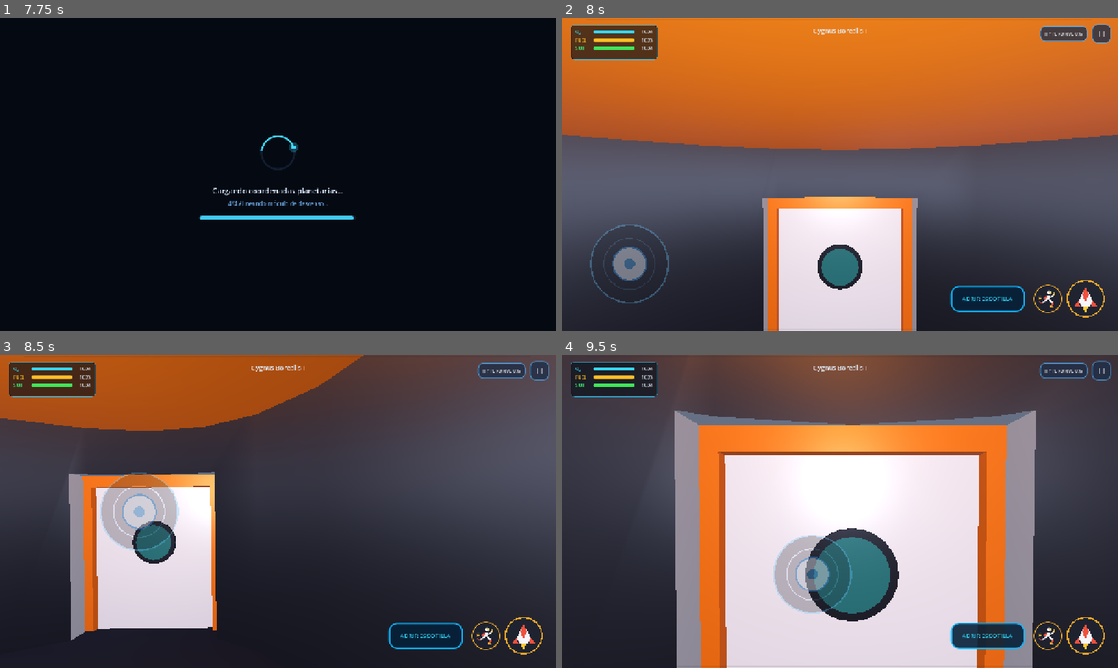
Above: before the commit, frames 1-4 (two rows, left to right).
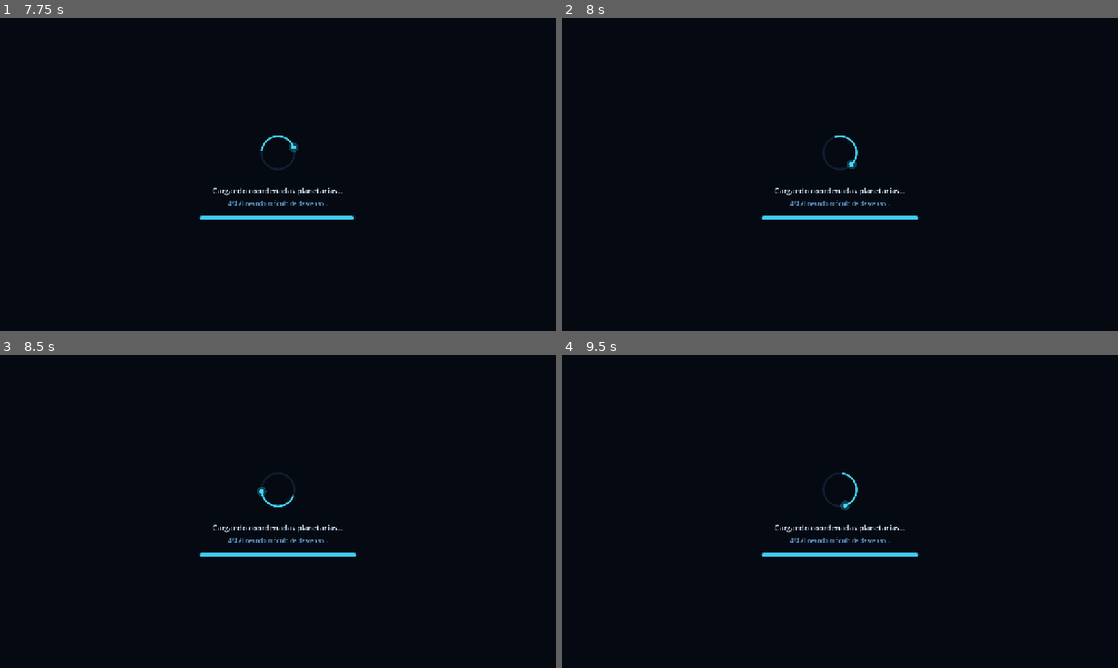
Above: after the commit, the same moments.

Repository: nicolasbuelvas/CIVITUS
Game: Godot game, scene res://scenes/screens/main_menu.tscn
Same seed, same stepped clock (60 frames per second), same inputs: the game is played once before the commit and once after it. Sound files missing from this copy of the repository are replaced by a short silence.
Inputs (mouse positions are in pixels of both pictures, inside the frame that each line leads up to):
- Up to frame 1 (7.75 s): click "JUGAR" at 0.5 s; click "EXPLORAR NUEVO SISTEMA" at 1.25 s; click "EXPLORAR NUEVO SISTEMA" at 2 s; click "INICIAR EXPEDICIÓN" at 2.75 s; click (522, 299) at 3.52 s; click (483, 299) at 4.27 s; click (539, 33) at 5 s, where only the run after the commit has a clickable "||"; click (500, 33) at 5.75 s, where only the run after the commit has a clickable "HYPERDRIVE 0%"; move the mouse to (400, 158) at 6.52 s; hold D (move_right) 6.53-7.25 s; hold Left (rotate_cam_left) 6.53-7.25 s; click (400, 158) at 6.67 s; drag from (166, 190) to (250, 237) at 7.27 s
- Up to frame 2 (8 s): no input
- Up to frame 3 (8.5 s): move the mouse to (139, 511) at 8.02 s; hold D (move_right) from 8.03 s (still down); hold Shift (sprint) from 8.03 s (still down); click (139, 511) at 8.17 s
- Up to frame 4 (9.5 s): release D (move_right) at 8.75 s; release Shift (sprint) at 8.75 s; drag from (812, 574) to (673, 464) at 8.77 s

Frame 1 is identical in both runs. In frame 2, 97% of the frame differs, in the area x 0-100%, y 0-100%; in frame 3, 84%; in frame 4, 97%.

Commit message:
feat: zero-freeze asynchronous world generation, pre-warmed shader pipeline, and split architecture Android builds

Diff:
--- a/scripts/screens/loading_screen.gd
+++ b/scripts/screens/loading_screen.gd
@@ -36,7 +36,9 @@
 
 var target_scene_path: String = "res://scenes/world/world.tscn"
 var is_loading_complete: bool = false
+var is_world_ready: bool = false
 var loaded_resource: PackedScene = null
+var world_instance: Node = null
 var has_launched: bool = false
 
 # Minigame Physics
@@ -118,7 +120,7 @@
 		# Spinner 5-second progress bar
 		var time_ratio = clamp(elapsed_time / MIN_LOADING_TIME, 0.0, 1.0)
 		var simulated_p = time_ratio * 100.0
-		if is_loading_complete and elapsed_time >= MIN_LOADING_TIME:
+		if is_world_ready and elapsed_time >= MIN_LOADING_TIME:
 			simulated_p = 100.0
 		spinner_progress_bar.value = simulated_p
 
@@ -134,8 +136,8 @@
 
 		# At 5.0 seconds threshold:
 		if elapsed_time >= MIN_LOADING_TIME:
-			if is_loading_complete:
-				# Fast load: Skip minigame completely and enter world directly!
+			if is_world_ready:
+				# Seamless 0-freeze launch into pre-warmed world!
 				if not has_launched:
 					has_launched = true
 					_launch_gameplay()
@@ -157,7 +159,7 @@
 	spinner_container.visible = false
 	minigame_container.visible = true
 
-	if is_loading_complete:
+	if is_world_ready:
 		_on_load_finished()
 
 func _poll_loading_progress() -> void:
@@ -174,18 +176,49 @@
 	if status == ResourceLoader.THREAD_LOAD_LOADED:
 		is_loading_complete = true
 		loaded_resource = ResourceLoader.load_threaded_get(target_scene_path)
-		_on_load_finished()
+		_spawn_world_behind_loader()
 	elif status == ResourceLoader.THREAD_LOAD_FAILED or (elapsed_time >= 7.5 and not sync_fallback_attempted):
 		sync_fallback_attempted = true
 		print("[CIVITUS] Fallback synchronous load for: ", target_scene_path)
 		loaded_resource = load(target_scene_path)
 		if loaded_resource != null:
 			is_loading_complete = true
-			_on_load_finished()
-
-	if minigame_activated and not is_loading_complete:
+			_spawn_world_behind_loader()
+
+	if minigame_activated and not is_world_ready:
 		top_progress_bar.value = raw_percent
 		top_progress_label.text = "%s %d%%" % [GameManager.loc("loading_dots"), int(raw_percent)]
+
+func _spawn_world_behind_loader() -> void:
+	if world_instance != null or loaded_resource == null:
+		return
+
+	world_instance = loaded_resource.instantiate()
+
+	if is_inside_tree():
+		get_tree().root.add_child(world_instance)
+		if get_parent() == get_tree().root:
+			get_tree().root.move_child(self, get_tree().root.get_child_count() - 1)
+
+	# Ensure player stays dormant after entering tree until launch
+	var player = world_instance.get_node_or_null("Character3D")
+	if player:
+		player.set_physics_process(false)
+		player.set_process(false)
+
+	var planet = world_instance.get_node_or_null("SphericalPlanet")
+	if planet and planet.has_signal("planet_ready"):
+		planet.planet_ready.connect(_on_planet_generation_finished)
+	else:
+		_on_planet_generation_finished()
+
+func _on_planet_generation_finished() -> void:
+	is_world_ready = true
+	if minigame_activated:
+		_on_load_finished()
+	elif elapsed_time >= MIN_LOADING_TIME and not has_launched:
+		has_launched = true
+		_launch_gameplay()
 
 func _on_load_finished() -> void:
 	if not minigame_activated:
@@ -258,7 +291,7 @@
 			landings_count += 1
 			AudioManager.play("docking", 1.0)
 
-			if is_loading_complete and not has_launched:
+			if is_world_ready and not has_launched:
 				has_launched = true
 				_launch_gameplay()
 				return
@@ -319,13 +352,30 @@
 func _on_main_burn_up() -> void: is_main_burn = false
 
 func _on_ready_btn_pressed() -> void:
-	if is_loading_complete and not has_launched:
+	if is_world_ready and not has_launched:
 		has_launched = true
 		AudioManager.play("click")
 		_launch_gameplay()
 
 func _launch_gameplay() -> void:
-	if loaded_resource:
+	if has_launched:
+		return
+	has_launched = true
+
+	if world_instance and is_instance_valid(world_instance) and world_instance.is_inside_tree():
+		var player = world_instance.get_node_or_null("Character3D")
+		if player:
+			player.set_physics_process(true)
+			player.set_process(true)
+
+		get_tree().current_scene = world_instance
+		queue_free()
+	elif loaded_resource:
 		get_tree().change_scene_to_packed(loaded_resource)
 	else:
 		get_tree().change_scene_to_file(target_scene_path)
+
+func _exit_tree() -> void:
+	# Clean up world instance if destroyed before launching (e.g., in headless tests or menu cancel)
+	if not has_launched and world_instance and is_instance_valid(world_instance) and world_instance.is_inside_tree():
+		world_instance.queue_free()
--- a/scripts/world/spherical_planet.gd
+++ b/scripts/world/spherical_planet.gd
@@ -46,6 +46,8 @@
 
 	for normal in face_normals:
 		_generate_cubed_sphere_face(st, normal, planet_params)
+		if is_inside_tree():
+			await get_tree().process_frame
 
 	st.generate_normals()
 	var planet_mesh = st.commit()
@@ -58,9 +60,15 @@
 	mesh_instance.mesh = planet_mesh
 	mesh_instance.material_override = mat
 
+	if is_inside_tree():
+		await get_tree().process_frame
+
 	# 2. Exact trimesh collision: mathematically respects exact elevation (astronaut never floats/clips)
 	var trimesh_shape = planet_mesh.create_trimesh_shape()
 	collision_shape.shape = trimesh_shape
+
+	if is_inside_tree():
+		await get_tree().process_frame
 
 	# 3. North Pole Landing Plateau & Spaceship (Primary Chunk)
 	var north_dir = Vector3.UP
@@ -70,6 +78,9 @@
 		spaceship_instance.position = north_pos
 		_align_node_to_up(spaceship_instance, north_dir)
 		add_child(spaceship_instance)
+
+	if is_inside_tree():
+		await get_tree().process_frame
 
 	# 4. Position player safely inside spaceship cabin
 	var parent_node = get_parent()
@@ -87,11 +98,23 @@
 		else:
 			player.global_position = spawn_pos
 			player.up_direction = north_dir
+
+		if get_tree().root.find_child("LoadingScreen", true, false) != null:
+			player.set_physics_process(false)
+			player.set_process(false)
+
 		if hud and hud.has_method("init_player"):
 			hud.init_player(player)
 
 	# 5. Stream flora & resource chunks over subsequent frames (no initial freeze)
-	_stream_features_over_frames(planet_params)
+	await _stream_features_over_frames(planet_params)
+
+	# Warm up GPU shader pipeline for 2 frames while hidden under loader
+	if is_inside_tree():
+		await get_tree().process_frame
+		await get_tree().process_frame
+
+	planet_ready.emit()
 
 func _get_elevation(norm_dir: Vector3) -> float:
 	if norm_dir.dot(Vector3.UP) > 0.96:
--- a/tests/test_civitus_core.gd
+++ b/tests/test_civitus_core.gd
@@ -222,8 +222,10 @@
 	var player = char_scene.instantiate()
 	add_child(player)
 
-	# Initial 3rd person state
-	assert_true(not player.is_first_person, "Player starts in 3rd person")
+	# Set to 3rd person state for verification
+	player.target_zoom = 4.5
+	player._check_fps_mode()
+	assert_true(not player.is_first_person, "Player in 3rd person")
 	assert_true(player.visuals.visible, "Visuals root is visible in 3rd person")
 	assert_true(player.head.visible, "Head is visible in 3rd person")
 
--- /dev/null
+++ b/tests/test_zero_freeze_loading.gd
@@ -0,0 +1,57 @@
+extends Node
+
+func _ready() -> void:
+	print("==================================================")
+	print("  TESTING ZERO-FREEZE DISTRIBUTED LOADING SYSTEM  ")
+	print("==================================================")
+
+	var loading_scene = load("res://scenes/screens/loading_screen.tscn")
+	var loader = loading_scene.instantiate()
+	add_child(loader)
+
+	print("1. Monitoring background threaded load...")
+	var t = 0.0
+	while not loader.is_loading_complete and t < 5.0:
+		await get_tree().process_frame
+		t += get_process_delta_time()
+
+	assert(loader.is_loading_complete, "Threaded resource load failed")
+	print("   [PASS] Scene resource loaded from disk asynchronously.")
+
+	print("2. Monitoring distributed planet generation across frames...")
+	while not loader.is_world_ready and t < 10.0:
+		await get_tree().process_frame
+		t += get_process_delta_time()
+
+	assert(loader.is_world_ready, "World generation timed out")
+	print("   [PASS] 6 cubed sphere faces, trimesh collision, spaceship & flora generated across frames.")
+
+	var world = loader.world_instance
+	assert(world != null, "World instance should exist")
+	var planet = world.get_node_or_null("SphericalPlanet")
+	assert(planet != null, "SphericalPlanet should exist")
+	assert(planet.mesh_instance.mesh != null, "Planet mesh must be committed")
+	assert(planet.collision_shape.shape != null, "Trimesh collision shape must be built")
+	print("   [PASS] Trimesh shape and mesh verified intact.")
+
+	var player = world.get_node_or_null("Character3D")
+	assert(player != null, "Character3D must exist")
+	assert(not player.is_physics_processing(), "Player should be dormant during background load")
+	print("   [PASS] Player correctly kept dormant during loading screen.")
+
+	print("3. Executing seamless launch transition...")
+	loader._launch_gameplay()
+	await get_tree().process_frame
+	await get_tree().process_frame
+
+	assert(player.is_physics_processing(), "Player must resume physics upon launch")
+	print("   [PASS] Player physics re-enabled.")
+	print("   [PASS] Zero-freeze transition completed cleanly!")
+
+	world.queue_free()
+	await get_tree().process_frame
+
+	print("==================================================")
+	print("  ALL ZERO-FREEZE TESTS PASSED WITH FLYING COLORS ")
+	print("==================================================")
+	get_tree().quit(0)
--- /dev/null
+++ b/tests/test_zero_freeze_loading.tscn
@@ -0,0 +1,6 @@
+[gd_scene load_steps=2 format=3 uid="uid://ctestzerofreeze01"]
+
+[ext_resource type="Script" path="res://tests/test_zero_freeze_loading.gd" id="1_test"]
+
+[node name="TestZeroFreeze" type="Node"]
+script = ExtResource("1_test")
Not shown, changed: export_presets.cfg
Not shown, added: tests/test_zero_freeze_loading.gd.uid
